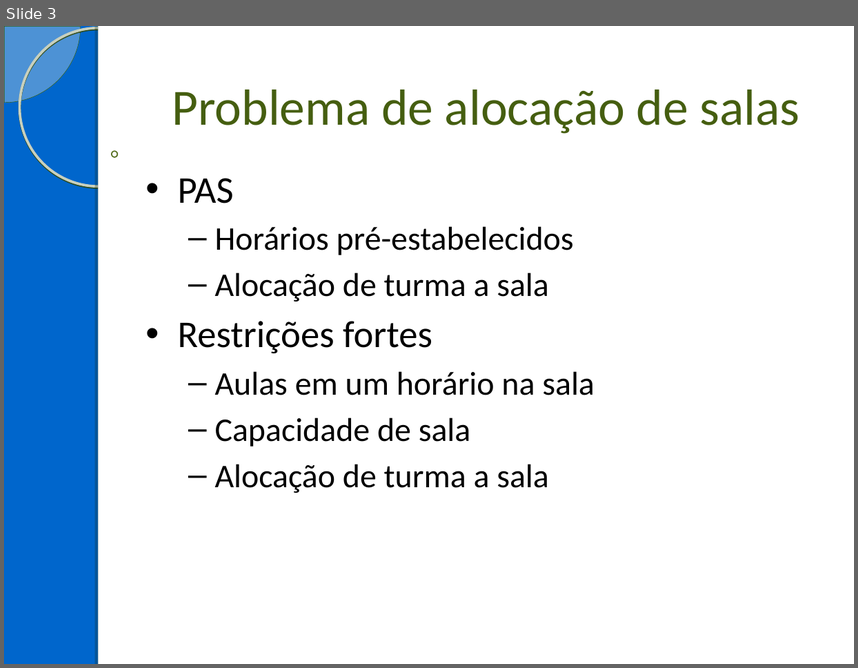
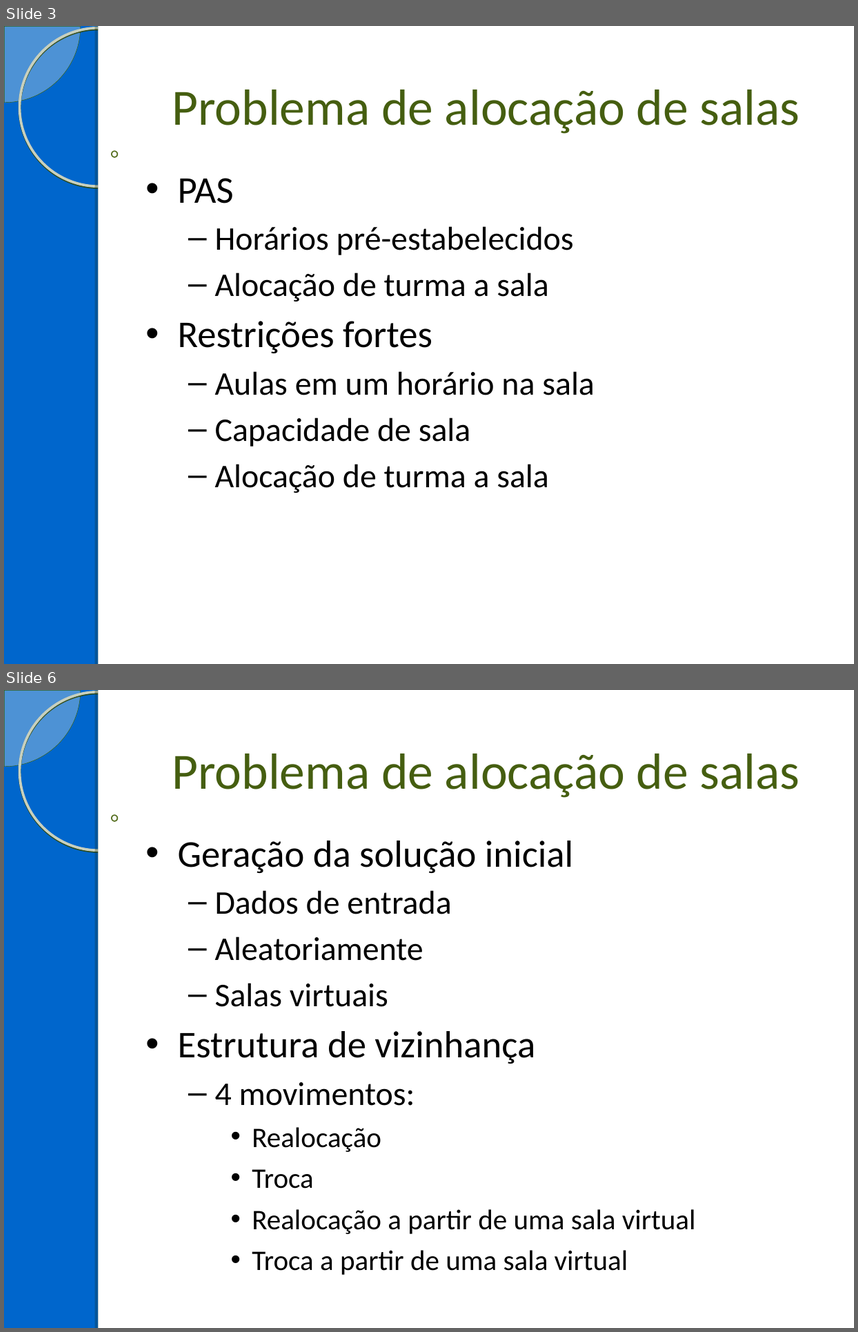
Before and after one commit to Hanniere/projeto-final-ipo, a slide deck: Apresentação/Apresentação.ppt. Shown one above the other, each under a label of ours: slide 3 before the commit, slides 3 and 6 after it; the slides between them are not shown. The pictures are 858x668 and 858x1332 pixels, drawn with LibreOffice and Linux fonts; fonts in the diff are those of the drawing; background and template pictures are left out. Boxes give left, top, right and bottom in pixels: in the first picture for what was removed or moved away, otherwise in the second. Text is boxed around its words. In the diff, an @@ line names an element or a change of style, - is before the commit and + after.

```diff
--- a/Apresentação/Apresentação.ppt
+++ b/Apresentação/Apresentação.ppt
@@ slide 6 added at [4,690,854,1328], background #0066CC; not listed: 5 template elements that a slide beside it also shows @@
@@ title added at [172,753,800,798], 43 pt, text #455E10 @@
+Problema de alocação de salas
@@ text added at [178,840,696,1274], 24 pt, text #000000 @@
+• Geração da solução inicial
+  – Dados de entrada
+  – Aleatoriamente
+  – Salas virtuais
+• Estrutura de vizinhança
+  – 4 movimentos:
+    • Realocação
+    • Troca
+    • Realocação a partir de uma sala virtual
+    • Troca a partir de uma sala virtual
```
Also in this commit, not shown: 1 slide changed, 3 other slides added, 1 slide removed, 1 other file.
